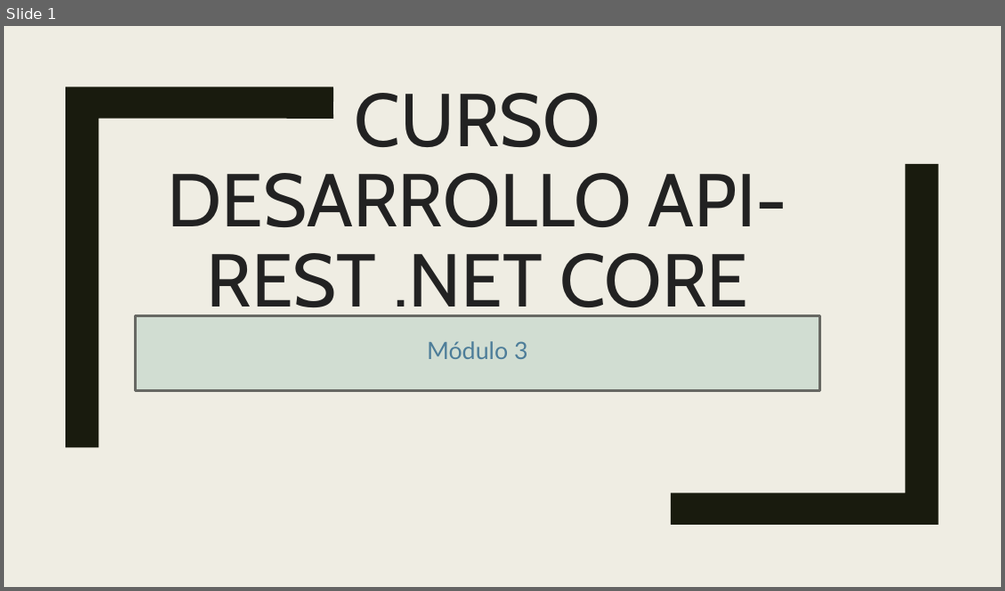
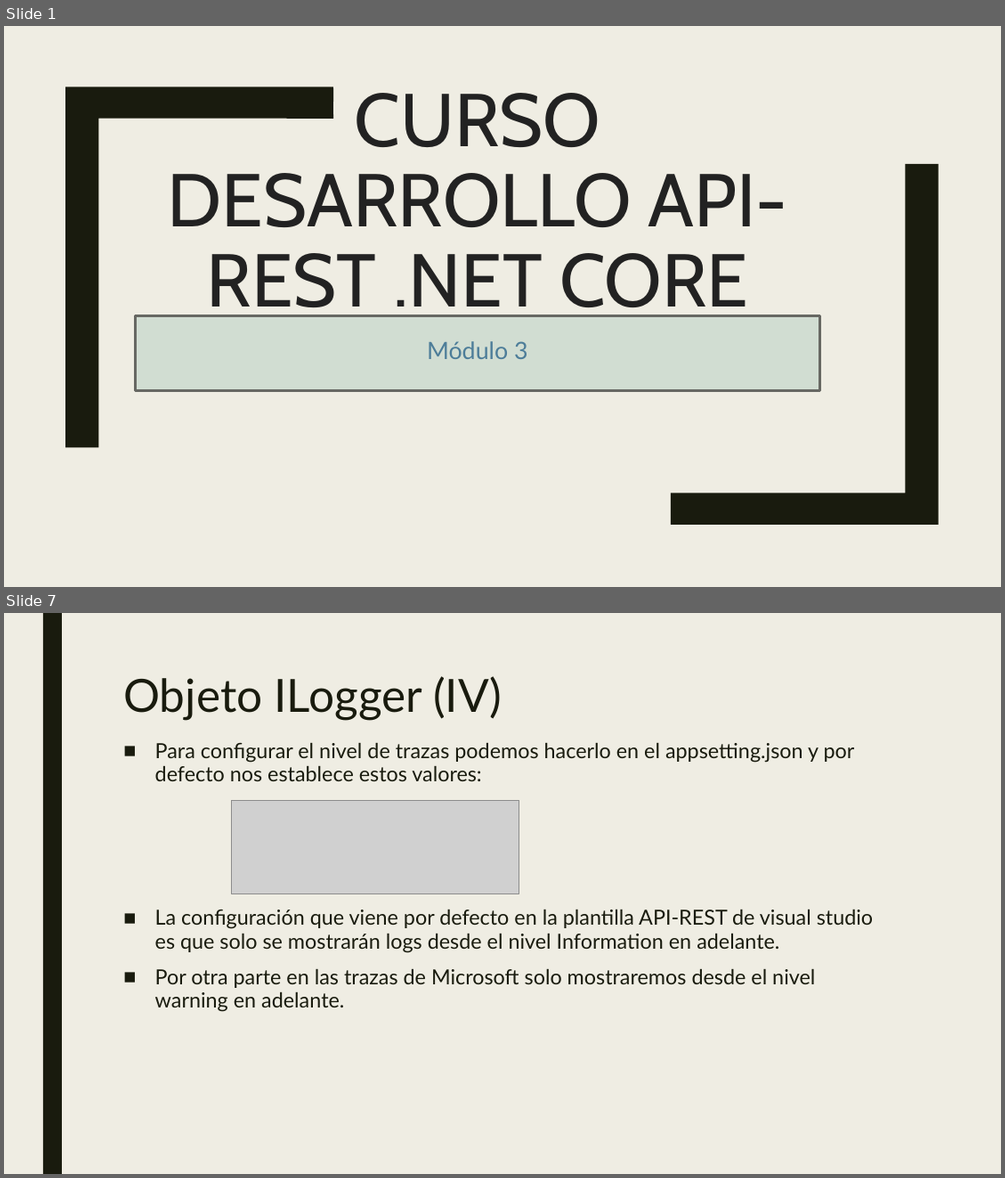
Before and after one commit to dadjh85/Demo3-Curso-.NetCore3.1, a slide deck: doc/Demo3- Curso .NET Core.pptx. Shown one above the other, each under a label of ours: slide 1 before the commit, slides 1 and 7 after it; the slides between them are not shown. The pictures are 1005x591 and 1005x1178 pixels, drawn with LibreOffice and Linux fonts; fonts in the diff are those of the drawing; grey boxes stand for pictures. Boxes give left, top, right and bottom in pixels: in the first picture for what was removed or moved away, otherwise in the second. Text is boxed around its words. In the diff, an @@ line names an element or a change of style, - is before the commit and + after.

```diff
--- a/doc/Demo3- Curso .NET Core.pptx
+++ b/doc/Demo3- Curso .NET Core.pptx
@@ slide 7 added at <box>4,613,1001,1174</box>, background #EFEDE3 @@
@@ rectangle added at <box>43,613,62,1174</box>, fill #191B0E @@
@@ title added at <box>123,676,502,720</box>, 44 pt, text #191B0E @@
+Objeto ILogger (IV)
@@ text added at <box>155,742,873,1012</box>, 20 pt, text #191B0E @@
+■ Para configurar el nivel de trazas podemos hacerlo en el appsetting.json y por defecto nos establece estos valores:
+■ La configuración que viene por defecto en la plantilla API-REST de visual studio es que solo se mostrarán logs desde el nivel Information en adelante.
+■ Por otra parte en las trazas de Microsoft solo mostraremos desde el nivel warning en adelante.
@@ picture added at <box>231,800,518,893</box> @@
```
Also in this commit, not shown: 1 slide changed, 6 other slides added, 9 other files.
